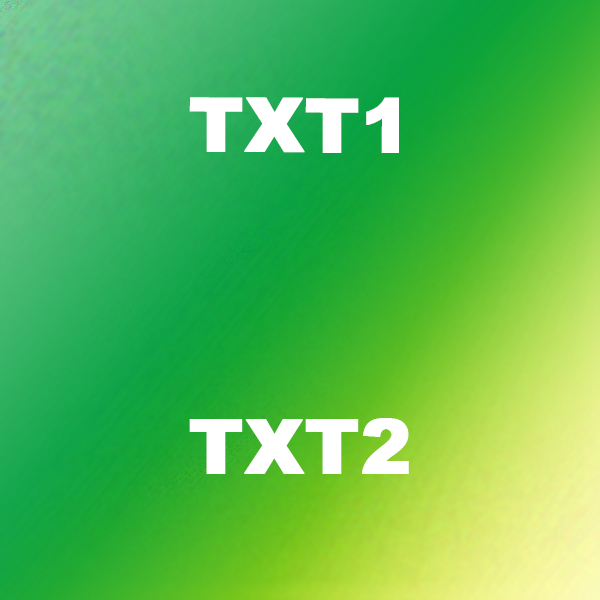
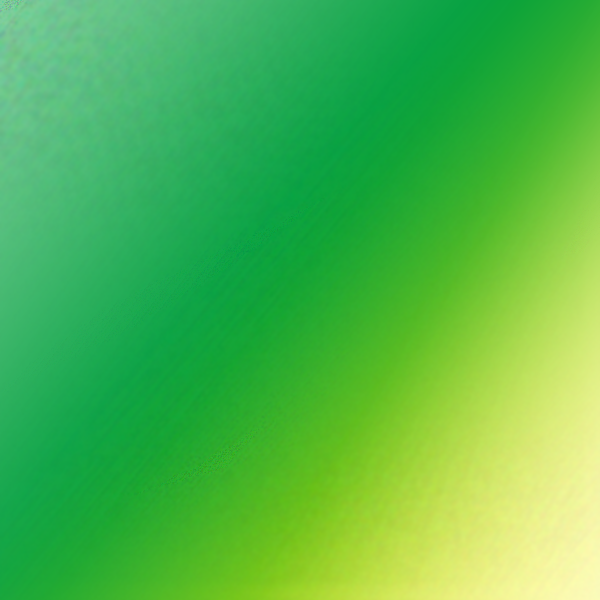
Layer changes from the first 600×600 image to the second:
removed layer "Txt1" over [189, 97, 399, 153]
removed layer "Txt2" over [189, 418, 409, 474]
